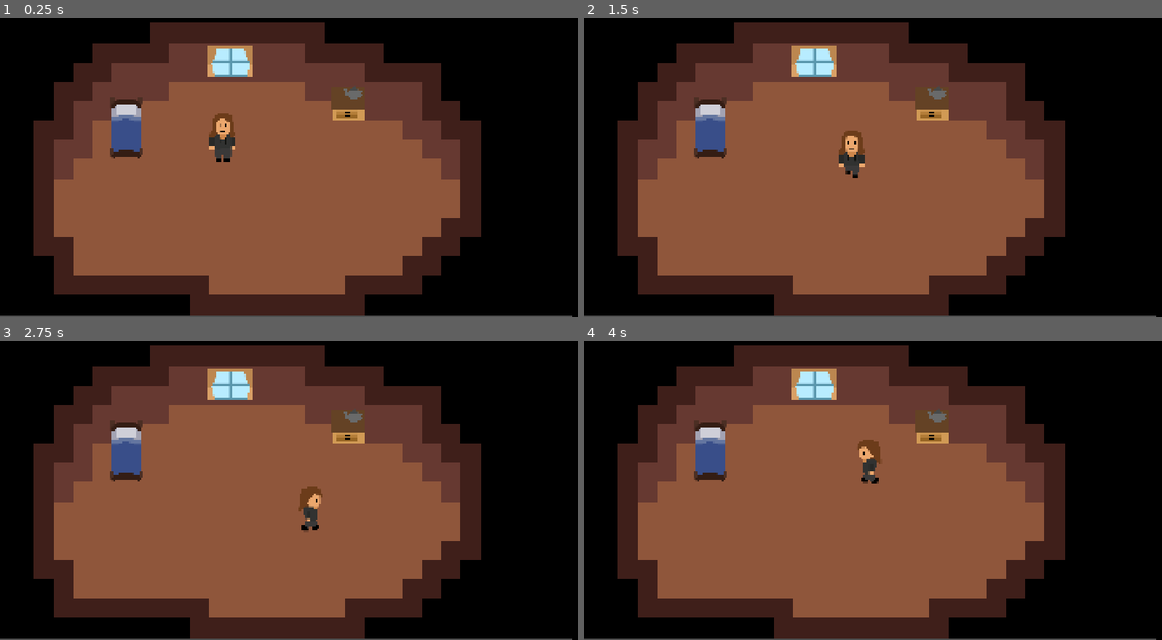
Above: before the commit, frames 1-4 (two rows, left to right).
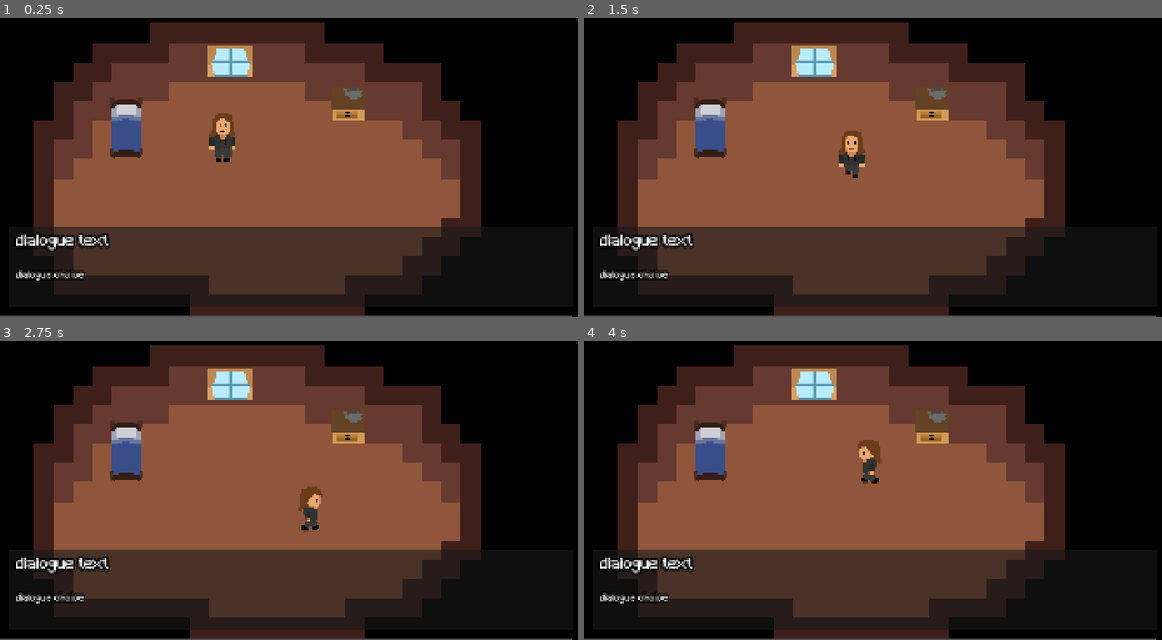
Above: after the commit, the same moments.

Repository: etper/pimpek-rpg-game
Game: Godot game, scene res://main.tscn
Same seed, same stepped clock (60 frames per second), same inputs: the game is played once before the commit and once after it.
Inputs:
- Up to frame 1 (0.25 s): no input
- Up to frame 2 (1.5 s): tap Enter at 0.5 s; hold D (move_right) 0.53-1.28 s; tap Z (interact) at 0.6 s; hold S (move_down) from 1.28 s (still down); tap Shift (sprint) at 1.35 s
- Up to frame 3 (2.75 s): release S (move_down) at 2.03 s; hold D (move_right) from 2.03 s (still down); tap Z (interact) at 2.1 s
- Up to frame 4 (4 s): release D (move_right) at 2.78 s; hold W (move_up) 2.78-3.53 s; tap Shift (sprint) at 2.85 s; hold A (move_left) from 3.53 s (still down); tap Z (interact) at 3.6 s

The runs differ from the first frame. In frame 1, 12% of the frame differs, in the area x 2-77%, y 69-93%; in frame 2, 12%; in frame 3, 12%; in frame 4, 12%.

Commit message:
dialogue choice working

Diff:
--- a/main.tscn
+++ b/main.tscn
@@ -156,7 +156,6 @@
 script = ExtResource("4_1bvp3")
 
 [node name="DialogueBox" type="Panel" parent="UI" unique_id=728410776]
-visible = false
 offset_left = 27.0
 offset_top = 781.0
 offset_right = 1889.0
@@ -164,9 +163,10 @@
 
 [node name="MarginContainer" type="MarginContainer" parent="UI/DialogueBox" unique_id=604527061]
 layout_mode = 0
-offset_left = 24.0
-offset_right = 1597.0
-offset_bottom = 262.0
+offset_left = 25.0
+offset_top = 27.0
+offset_right = 1819.0
+offset_bottom = 250.0
 
 [node name="VBoxContainer" type="VBoxContainer" parent="UI/DialogueBox/MarginContainer" unique_id=2084050482]
 layout_mode = 2
@@ -177,16 +177,19 @@
 theme_override_constants/outline_size = 25
 theme_override_fonts/font = ExtResource("5_4c57u")
 theme_override_font_sizes/font_size = 50
-text = "SEX"
+text = "dialogue text"
 vertical_alignment = 1
 autowrap_mode = 2
 
 [node name="OptionsLabel" type="RichTextLabel" parent="UI/DialogueBox/MarginContainer/VBoxContainer" unique_id=148386465]
+custom_minimum_size = Vector2(0, 96)
 layout_mode = 2
 theme_override_colors/font_outline_color = Color(0, 0, 0, 1)
 theme_override_constants/outline_size = 25
+theme_override_fonts/normal_font = ExtResource("5_4c57u")
+theme_override_font_sizes/normal_font_size = 31
 bbcode_enabled = true
-text = "CALKOWICIE SEKS"
+text = "dialogue choice"
 fit_content = true
 autowrap_mode = 2
 vertical_alignment = 2
--- a/scripts/dialogue.gd
+++ b/scripts/dialogue.gd
@@ -3,11 +3,11 @@
 signal choice_selected(index)
 
 @onready var box = $DialogueBox
-@onready var label = $DialogueBox/MarginContainer/Label
-@onready var options_label = $DialogueBox/MarginContainer/OptionsLabel
+@onready var label = $DialogueBox/MarginContainer/VBoxContainer/Label
+@onready var options_label = $DialogueBox/MarginContainer/VBoxContainer/OptionsLabel
 
 @export var letters_per_second := 40.0
-@export var cursor := "▶ "
+@export var cursor := " ▶ "
 
 var finished := false
 
